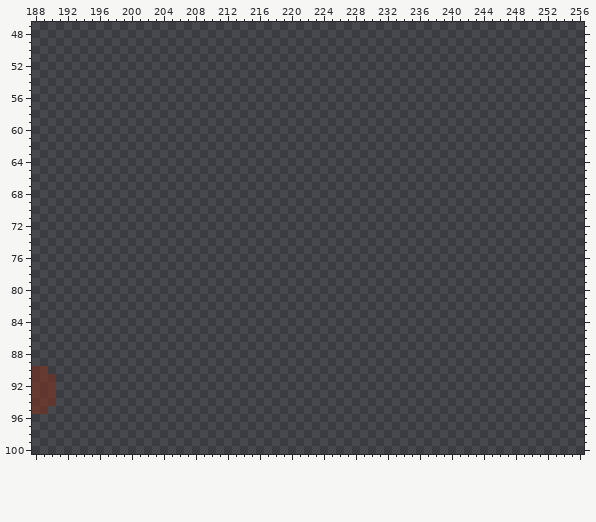
File history of a pixel-art file, Game_House_asets.aseprite. That is the earlier state.
889x1000 pixels, 1 frame. Colours within 5 levels of each other are drawn and written as one. Shown: x 188..256, y 47..100. The old version is drawn lined up with the new one. The commit also changed other parts of the picture, which this record leaves out.
The same view after the edit:
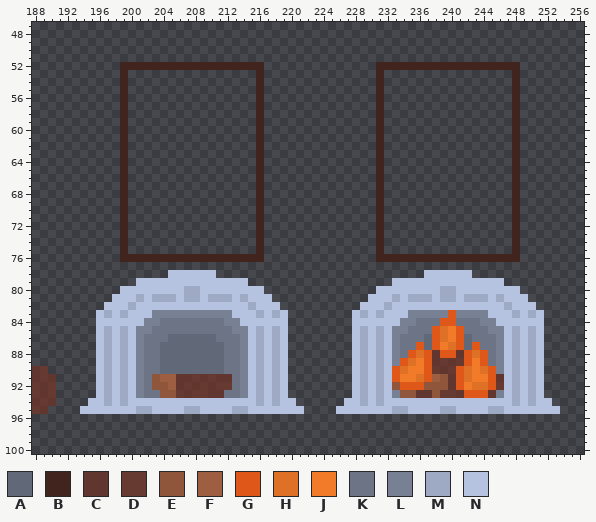
Palette (. is transparent): A #616878  B #42241f  C #60362e  D #663931  E #8f563b  F #9d5e41  G #df5719  H #df7126  J #f27b29  K #6c7485  L #788194  M #9eaac4  N #b5c3e0
Edits made:
drawings rearranged on the sheet (the old picture shows each at its new place; 19 dropped ones are not shown)
Changed rows in their new state; - is an unchanged pixel.
first column x 194:
 52 -----BBBBBBBBBBBBBBBBBB--------------BBBBBBBBBBBBBBBBBB-----
 53 -----B----------------B--------------B----------------B-----
 54 -----B----------------B--------------B----------------B-----
 55 -----B----------------B--------------B----------------B-----
 56 -----B----------------B--------------B----------------B-----
 57 -----B----------------B--------------B----------------B-----
 58 -----B----------------B--------------B----------------B-----
 59 -----B----------------B--------------B----------------B-----
 60 -----B----------------B--------------B----------------B-----
 61 -----B----------------B--------------B----------------B-----
 62 -----B----------------B--------------B----------------B-----
 63 -----B----------------B--------------B----------------B-----
 64 -----B----------------B--------------B----------------B-----
 65 -----B----------------B--------------B----------------B-----
 66 -----B----------------B--------------B----------------B-----
 67 -----B----------------B--------------B----------------B-----
 68 -----B----------------B--------------B----------------B-----
 69 -----B----------------B--------------B----------------B-----
 70 -----B----------------B--------------B----------------B-----
 71 -----B----------------B--------------B----------------B-----
 72 -----B----------------B--------------B----------------B-----
 73 -----B----------------B--------------B----------------B-----
 74 -----B----------------B--------------B----------------B-----
 75 -----B----------------B--------------B----------------B-----
 76 -----BBBBBBBBBBBBBBBBBB--------------BBBBBBBBBBBBBBBBBB-----
 78 -----------NNNNNN--------------------------NNNNNN-----------
 79 -------NNNNNNNNNNNNNN------------------NNNNNNNNNNNNNN-------
 80 -----NNNNNNNNMMNNNNNNNN--------------NNNNNNNNMMNNNNNNNN-----
 81 ----NNNMNMMMNMMNMMMNMNNN------------NNNMNMMMNMMNMMMNMNNN----
 82 ---NNNMNNNNNNNNNNNNNNMNNN----------NNNMNNNNNNNNNNNNNNMNNN---
 83 --NMNMNNNLLLLLLLLLLNNNMNMN--------NMNMNNNLLLLLGLLLLNNNMNMN--
 84 --NNNNNNLLKKKKKKKKLLNNNNNN--------NNNNNNLLKKKGGKKKLLNNNNNN--
 85 --NMNMNLLKKKKKKKKKKLLNMNMN--------NMNMNLLKKKGHJGKKKLLNMNMN--
 86 --NMNMNLKKKAAAAAAKKKLNMNMN--------NMNMNLKKKAGHJGAKKKLNMNMN--
 87 --NMNMNLKKAAAAAAAAKKLNMNMN--------NMNMNLKKGAGJHGAGKKLNMNMN--
 88 --NMNMNLKKAAAAAAAAKKLNMNMN--------NMNMNLKGHGCGGCGHGKLNMNMN--
 89 --NMNMNLKKAAAAAAAAKKLNMNMN--------NMNMNLGHJGCDCDGJGKLNMNMN--
 90 --NMNMNLKKAAAAAAAAKKLNMNMN--------NMNMNGHJJGDCDGHJHGLNMNMN--
 91 --NMNMNLKEFFCCDCDCCKLNMNMN--------NMNMNGJJHGFECGHJJGCNMNMN--
 92 --NMNMNLKEEFCDCDCDDKLNMNMN--------NMNMNEGGGEEECGJHHGDNMNMN--
 93 --NMNMNLKKEEDCDDCCKKLNMNMN--------NMNMNLEECCEDDCGGGCLNMNMN--
 94 -NNMNMNNNNNNNNNNNNNNNNMNMNN------NNMNMNNNNNNNNNNNNNNNNMNMNN-
 95 NNNNNNNMMNNNNMMNNNNMMNNNNNNN----NNNNNNNMMNNNNMMNNNNMMNNNNNNN
Boxes around the changes in both pictures, in picture pixels (x1, y1, x2, y2):
added: (80, 62, 560, 414)
